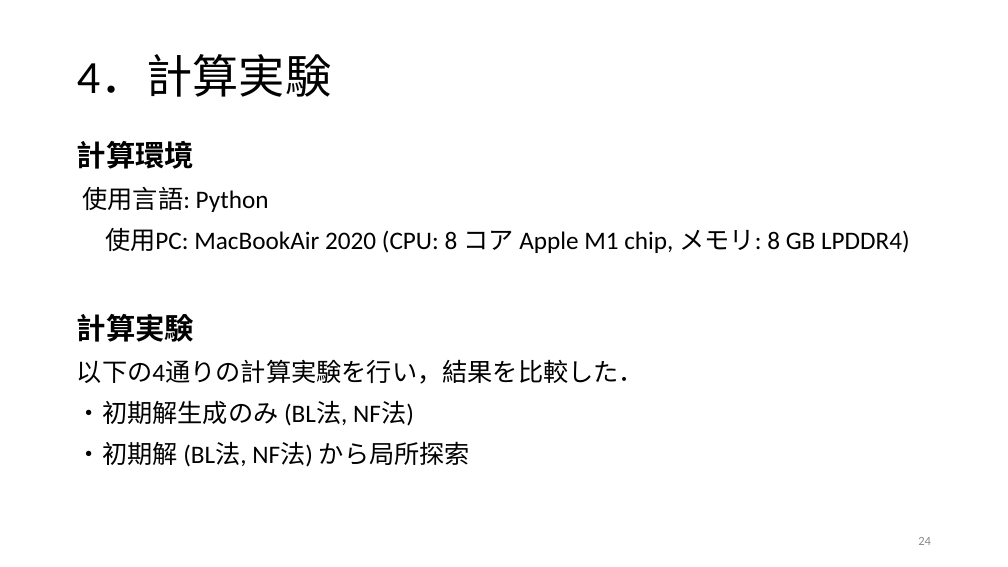
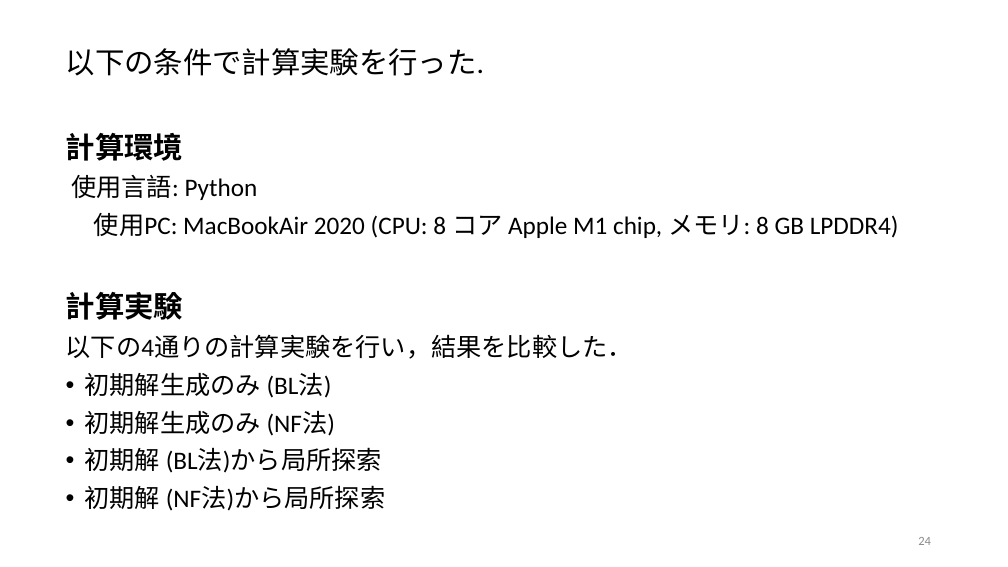
Before and after one commit to r-kurosu/kline, a slide deck: slide 24 of 卒論発表用スライド.pptx. Drawn at 1008x567 pixels with LibreOffice and Linux fonts; fonts in the diff are those of the drawing. Boxes give left, top, right and bottom in pixels: in the first picture for what was removed or moved away, otherwise in the second. Text is boxed around its words. In the diff, an @@ line names an element or a change of style, - is before the commit and + after.

```diff
--- a/卒論発表用スライド.pptx
+++ b/卒論発表用スライド.pptx
@@ text "以下の条件で計算実験を行った.": place and size @@
-text "以下の条件で計算実験を行った." at <box>77,141,910,467</box>
+text "以下の条件で計算実験を行った." at <box>66,48,899,511</box>
@@ text at <box>66,48,484,76</box>: paragraph added @@
+以下の条件で計算実験を行った.
@@ title removed at <box>77,55,331,97</box> @@
-4．計算実験
@@ text at <box>66,133,899,359</box>: line spacing 1 to 0.9 @@
@@ text at <box>85,372,386,511</box>: text changed @@
-・初期解生成のみ (BL法, NF法)
-・初期解 (BL法, NF法) から局所探索
+• 初期解生成のみ (BL法)
+• 初期解生成のみ (NF法)
+• 初期解 (BL法)から局所探索
+• 初期解 (NF法)から局所探索
```
Also in this commit, not shown: 3 other slides changed, 1 other file.
